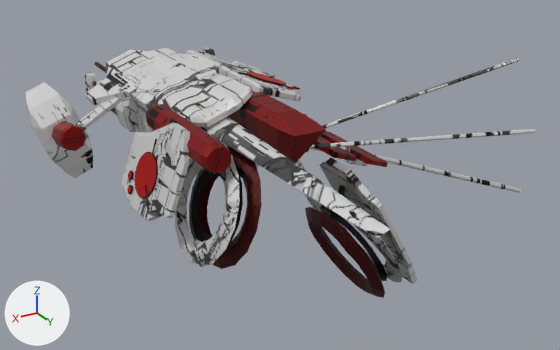
Before and after pictures for a commit that changed the Blender file Sting/sting.blend.
Both versions are drawn from a 50 mm camera at (5.24, 10.11, 4.21) aimed at (-0.73, 0.16, -0.77). Every picture has the same lights, and +X, +Y and +Z are marked at lower left.

Before the edit, the objects in view are built like this:
```python
me_base = bpy.data.meshes.new('base')
me_base.from_pydata(...)  # 2912 vertices, 3620 faces; spans x -4.4..7.0, y -7.5..8.3, z -20.5..14.2
me_base.materials.append(None)
ob_base = bpy.data.objects.new('base', me_base)
ob_base.location = (0.0, 0.0, 0.0)
ob_base.rotation_euler = (-0.586, 2.205, -0.714)  # degrees (-34, 126, -41)
ob_base.scale = (0.556, 0.556, 0.168)
ob_base.material_slots[0].link = 'OBJECT'; ob_base.material_slots[0].material = mat_base  # picture img_sting_png_001
```
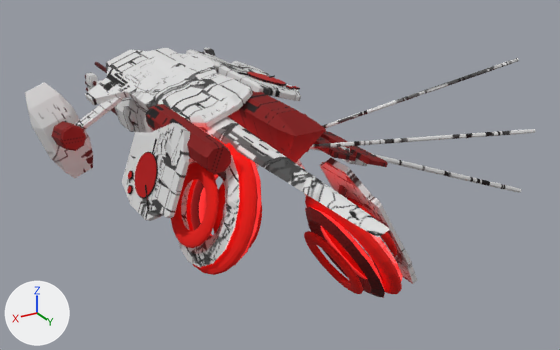
What differs and where, as boxes (x1, y1, x2, y2) in the pictures (560 x 350 px):
```json
{"object": "base", "change": "recoloured", "before": [29, 48, 533, 297], "after": [29, 48, 533, 297]}
{"object": "glow", "change": "added", "after": [187, 138, 402, 294], "on screen": "red"}
{"object": "glow.001", "change": "added", "after": [171, 162, 397, 258], "on screen": "red"}
{"object": "glow.002", "change": "added", "after": [213, 183, 363, 294], "on screen": "red"}
```

Scene script edits in JSON lines:
```json
{"op": "add", "block": "img_glo_bake", "code": ["img_glo_bake = load_image('GLO_bake', 'textures/GLO_bake.png', 1024, 1024, 'sRGB')"]}
{"op": "add", "block": "mat_base_glow", "code": ["mat_base_glow = bpy.data.materials.new('base_glow')", "# uses the picture img_glo_bake", "# uses the picture img_sting_png_001"]}
{"op": "add", "block": "mat_engine_glow_zalek_drone", "code": ["mat_engine_glow_zalek_drone = principled_material('engine_glow_zalek_drone')", "mat_engine_glow_zalek_drone.base_color = (0.8, 0.00358, 0.0)  # red #e70c00", "mat_engine_glow_zalek_drone.roughness = 1.0"]}
{"op": "add", "block": "me_glow_002", "code": ["me_glow_002 = bpy.data.meshes.new('glow.002')", "me_glow_002.from_pydata(...)  # 768 vertices, 768 faces; spans x -1.25..1.56, y -1.25..2.58, z -8.6..0.25", "me_glow_002.materials.append(mat_engine_glow_zalek_drone)  # its picture is missing"]}
{"op": "add", "block": "me_glow_001", "code": ["me_glow_001 = bpy.data.meshes.new('glow.001')", "me_glow_001.from_pydata(...)  # 768 vertices, 768 faces; spans x -1.36..1.14, y -1.25..2.44, z -10.76..3.5", "me_glow_001.materials.append(mat_engine_glow_zalek_drone)  # its picture is missing"]}
{"op": "add", "block": "me_glow", "code": ["me_glow = bpy.data.meshes.new('glow')", "me_glow.from_pydata(...)  # 768 vertices, 768 faces; spans x -1.25..1.25, y -1.25..2.03, z -7.89..0.25", "me_glow.materials.append(mat_engine_glow_zalek_drone)  # its picture is missing"]}
{"op": "remove", "block": "ob_base", "code": "ob_base.material_slots[0].link = 'OBJECT'; ob_base.material_slots[0].material = mat_base  # picture img_sting_png_001"}
{"op": "add", "block": "ob_base", "code": "ob_base.material_slots[0].link = 'OBJECT'; ob_base.material_slots[0].material = mat_base_glow"}
{"op": "add", "block": "ob_glow_002", "code": ["ob_glow_002 = bpy.data.objects.new('glow.002', me_glow_002)", "ob_glow_002.location = (0.82, 1.57, -0.49)", "ob_glow_002.rotation_euler = (0.0, 1.214, 0.0)  # degrees (0, 70, 0)", "ob_glow_002.scale = (0.452, 0.49, 0.213)"]}
{"op": "add", "block": "ob_glow_001", "code": ["ob_glow_001 = bpy.data.objects.new('glow.001', me_glow_001)", "ob_glow_001.location = (0.82, 1.57, -0.49)", "ob_glow_001.rotation_euler = (0.0, 1.214, 0.0)  # degrees (0, 70, 0)", "ob_glow_001.scale = (0.452, 0.49, 0.213)"]}
{"op": "add", "block": "ob_glow", "code": ["ob_glow = bpy.data.objects.new('glow', me_glow)", "ob_glow.location = (1.14, 1.57, -0.28)", "ob_glow.rotation_euler = (0.0, 1.214, 0.0)  # degrees (0, 70, 0)", "ob_glow.scale = (0.735, 0.798, 0.346)"]}
```
